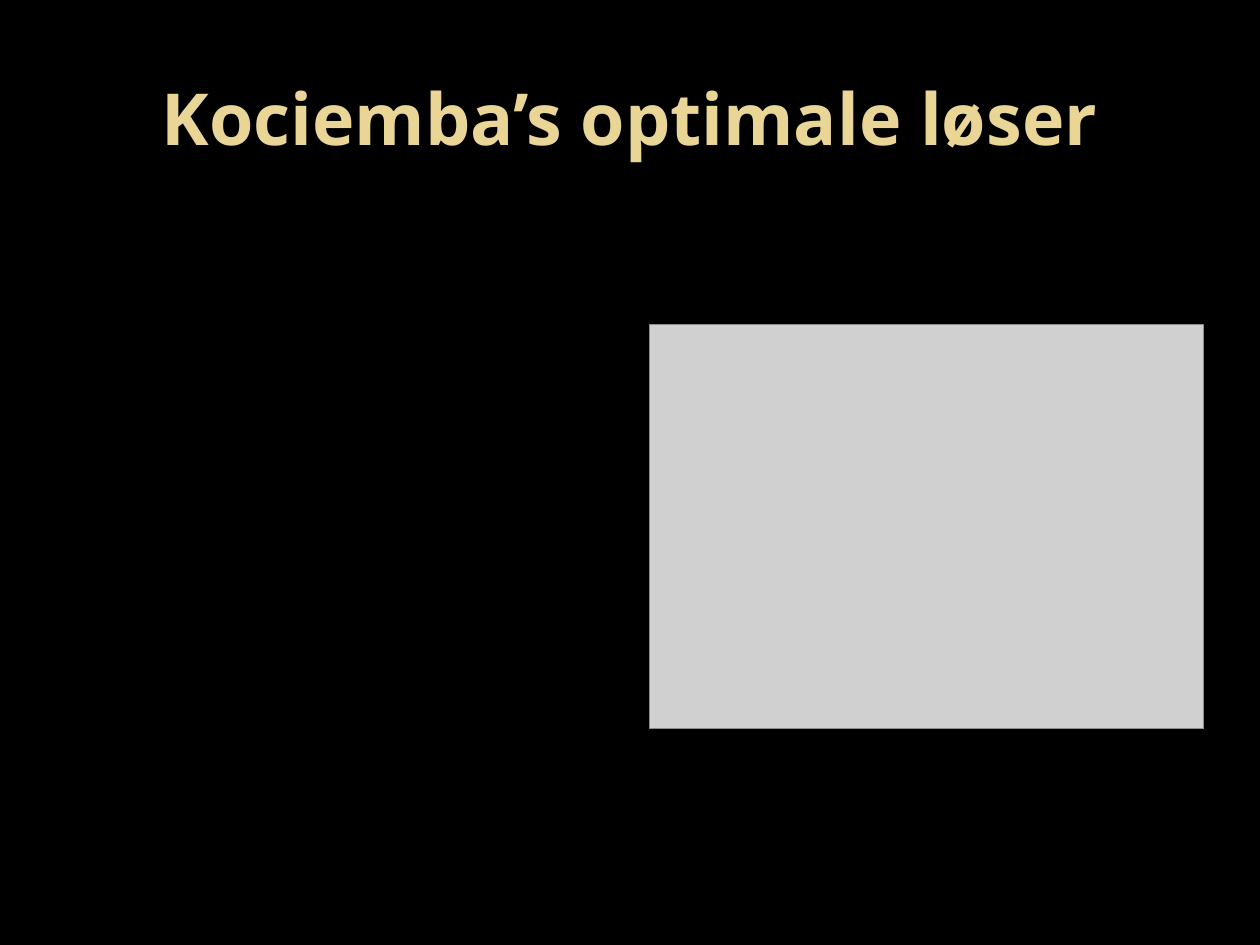
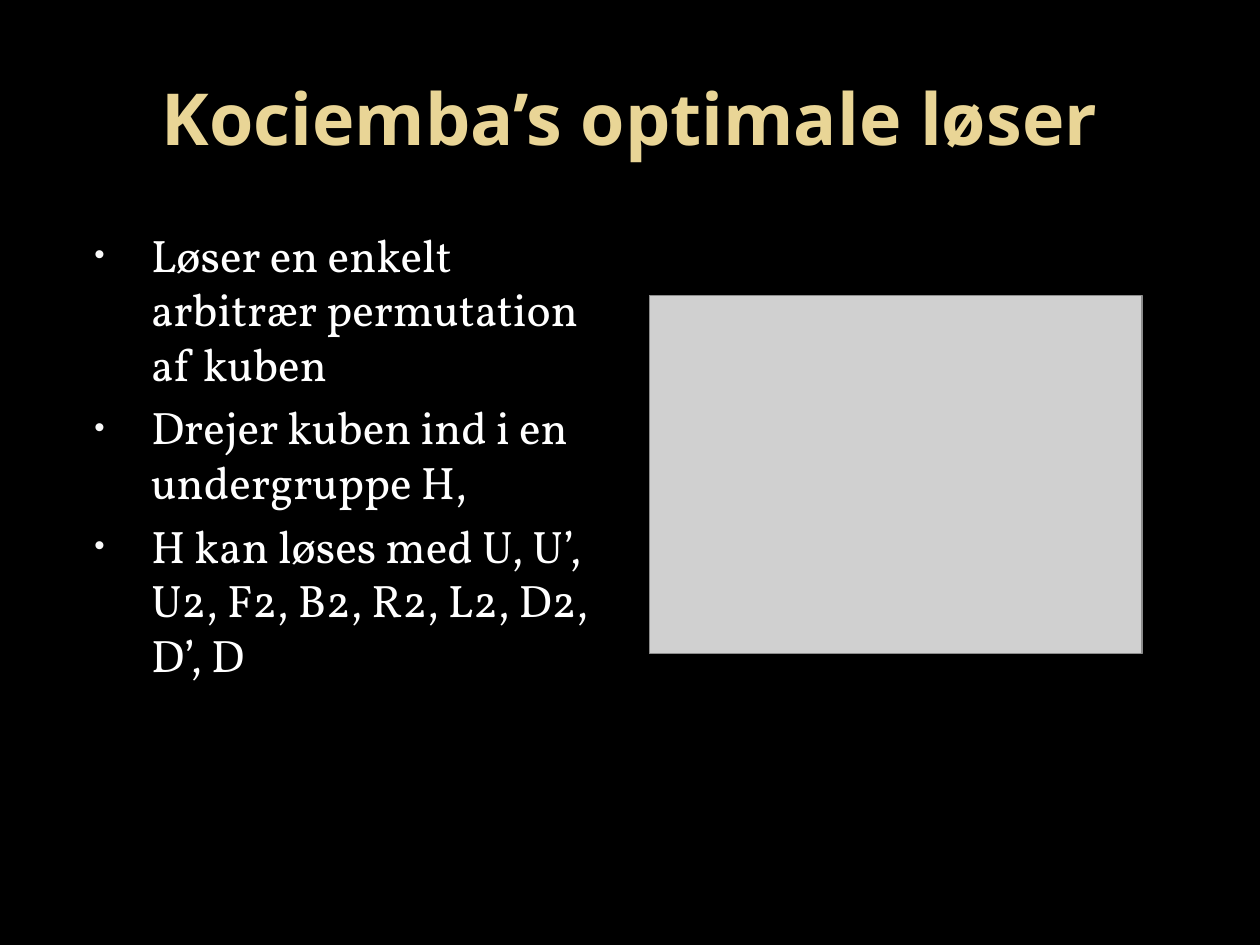
Before and after one commit to rasmusprentow/a215, a slide deck: slide 5 of Statusseminar/Rubik’s Cube.pptx. Drawn at 1260x945 pixels with LibreOffice and Linux fonts; fonts in the diff are those of the drawing; grey boxes stand for pictures; background and template pictures are left out. Boxes give left, top, right and bottom in pixels: in the first picture for what was removed or moved away, otherwise in the second. Text is boxed around its words. In the diff, an @@ line names an element or a change of style, - is before the commit and + after.

```diff
--- a/Statusseminar/Rubik’s Cube.pptx
+++ b/Statusseminar/Rubik’s Cube.pptx
@@ text added at <box>151,239,588,681</box>, 26 pt, text #FFFFFF @@
+• Løser en enkelt arbitrær permutation af kuben
+• Drejer kuben ind i en undergruppe H,
+• H kan løses med U, U’, U2, F2, B2, R2, L2, D2, D’, D
@@ picture: place and size @@
-picture at <box>649,325,1203,728</box>
+picture at <box>650,295,1143,654</box>
```
Also in this commit, not shown: 1 slide removed.
